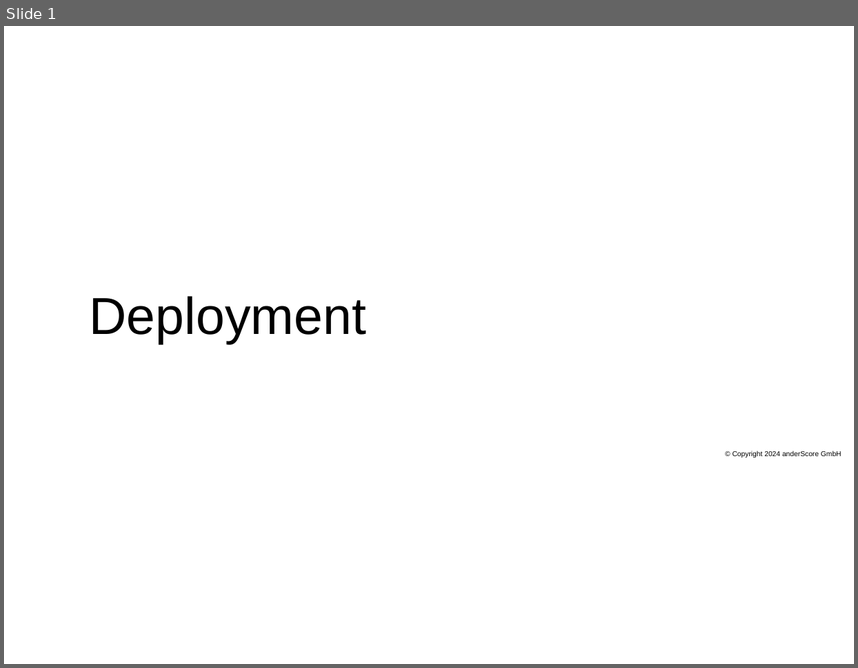
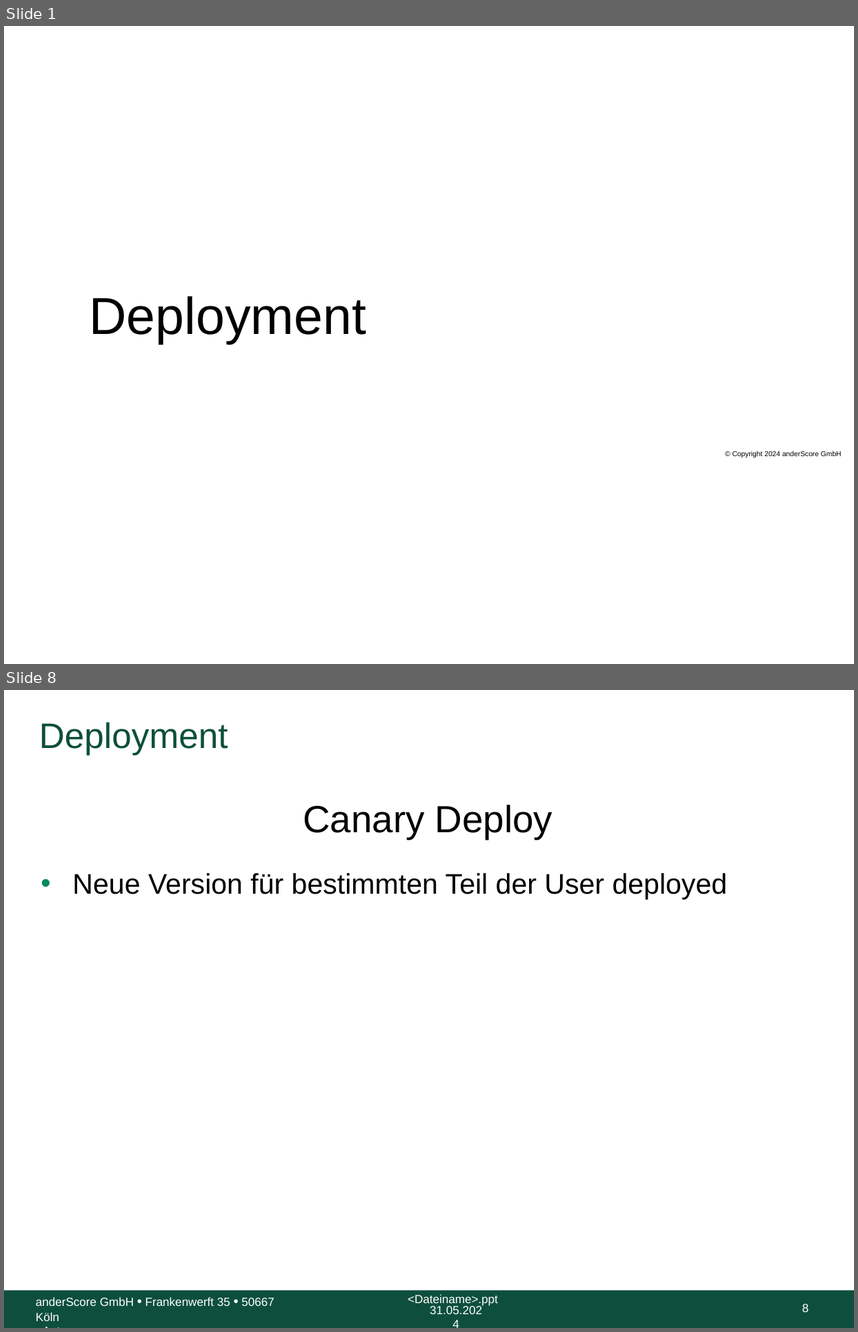
Before and after one commit to anderscore-gmbh/gitlab, a slide deck: slides/Tag-3_4-Deployment-Strategien.pptx. Shown one above the other, each under a label of ours: slide 1 before the commit, slides 1 and 8 after it; the slides between them are not shown. The pictures are 858x668 and 858x1332 pixels, drawn with LibreOffice and Linux fonts; fonts in the diff are those of the drawing; background and template pictures are left out. Boxes give left, top, right and bottom in pixels: in the first picture for what was removed or moved away, otherwise in the second. Text is boxed around its words. In the diff, an @@ line names an element or a change of style, - is before the commit and + after.

Commit message:
Docker Registry Deployment Strategien

```diff
--- a/slides/Tag-3_4-Deployment-Strategien.pptx
+++ b/slides/Tag-3_4-Deployment-Strategien.pptx
@@ slide 8 added at [4, 690, 854, 1328], background #FFFFFF @@
@@ title added at [39, 722, 228, 755], 30 pt, text #0D4F3C @@
+Deployment
@@ text added at [303, 805, 553, 839], 32 pt, text #000000 @@
+Canary Deploy
@@ text added at [72, 873, 728, 900], 24 pt, text #000000 @@
+• Neue Version für bestimmten Teil der User deployed
@@ rectangle added at [4, 1290, 854, 1328], fill #0D4F3C @@
@@ text added at [36, 1297, 274, 1321], 10 pt, text #FFFFFF @@
+anderScore GmbH • Frankenwerft 35 • 50667 Köln
+<Autor>
@@ text added at [408, 1294, 498, 1305], 10 pt, text #FFFFFF @@
+<Dateiname>.ppt
@@ text added at [430, 1305, 482, 1314], 10 pt, text #FFFFFF @@
+31.05.2024
@@ page number added at [802, 1303, 809, 1312], 10 pt, text #FFFFFF @@
+8
```
Also in this commit, not shown: 4 slides changed, 3 other slides added, 1 other file.
